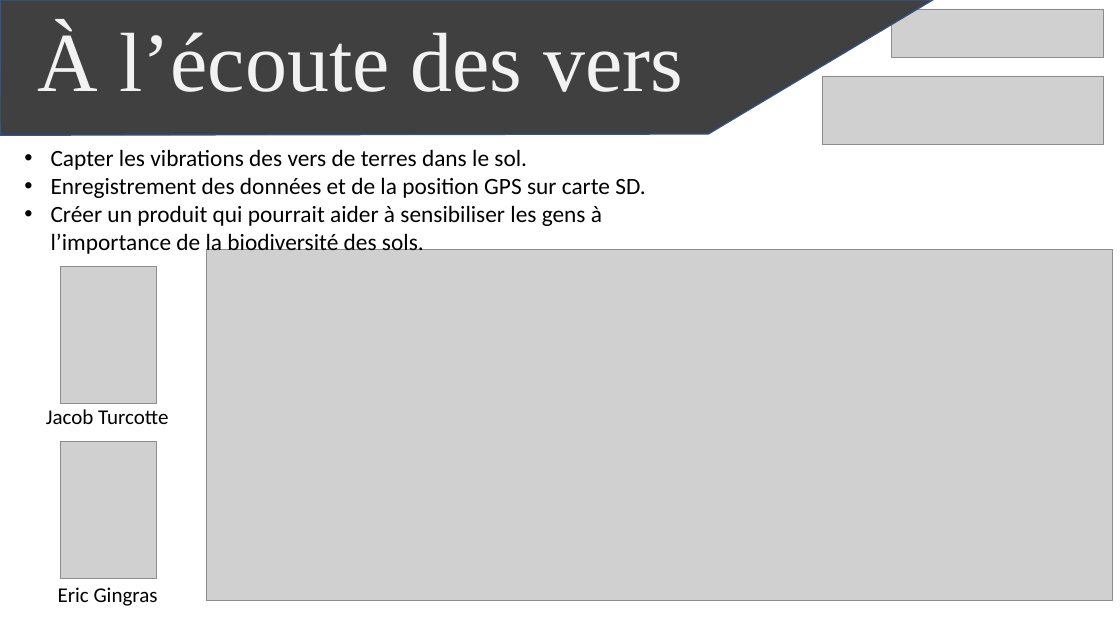
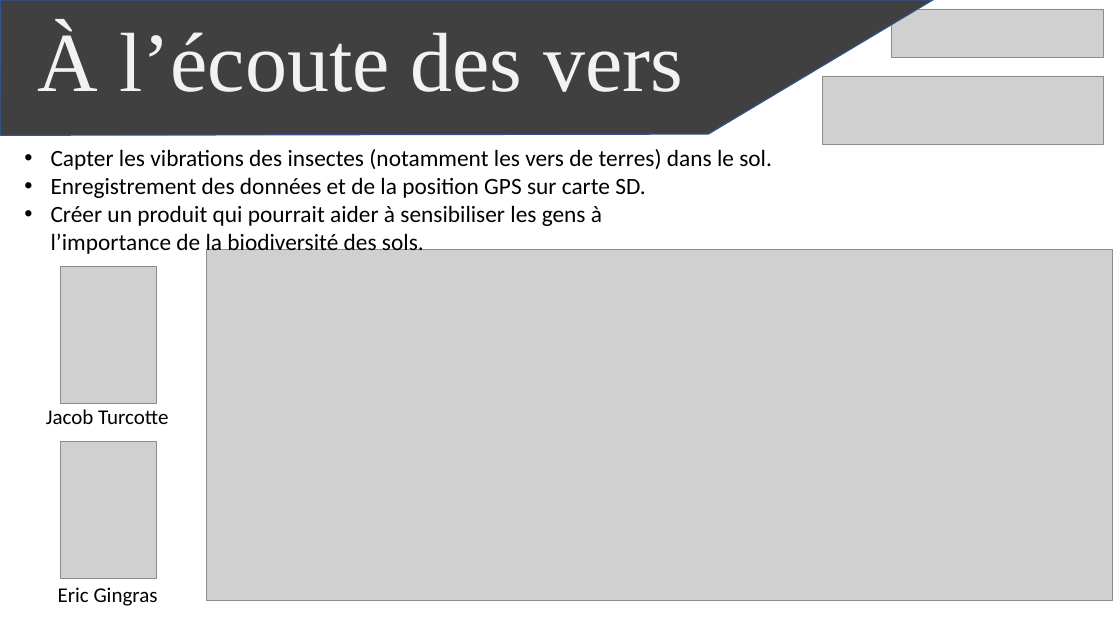
Before and after one commit to EricGingras/-couSol, a slide deck: slide 1 of Documentation_session1/Affiche_Vers_de_Terre.pptx. Drawn at 1120x630 pixels with LibreOffice and Linux fonts; fonts in the diff are those of the drawing; grey boxes stand for pictures. Boxes give left, top, right and bottom in pixels: in the first picture for what was removed or moved away, otherwise in the second. Text is boxed around its words. In the diff, an @@ line names an element or a change of style, - is before the commit and + after.

```diff
--- a/Documentation_session1/Affiche_Vers_de_Terre.pptx
+++ b/Documentation_session1/Affiche_Vers_de_Terre.pptx
@@ text at (x1=51, y1=149, x2=772, y2=170): text changed @@
-• Capter les vibrations des vers de terres dans le sol.
+• Capter les vibrations des insectes (notamment les vers de terres) dans le sol.
```
Also in this commit, not shown: 23 other files.
